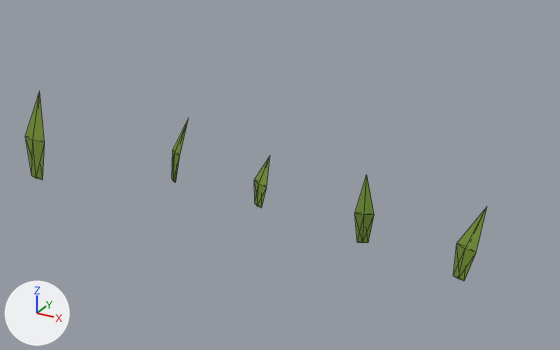
The glTF model assets/custom/models/tile_decorations/tile_grass_edge_01.glb as it was, and as the next commit left it.
Both versions are drawn from a 50 mm camera at (0.614, -1.44, 0.58) aimed at (0.029, -0.375, 0.048). Every picture has the same lights, and +X, +Y and +Z are marked at lower left. The first picture is the older version. Mesh edges are drawn as thin lines. Vertices at exactly the same position are counted once.

The older version as bpy lines, for what is in view:
```python
me_tile_grass_edge_01_mesh = bpy.data.meshes.new('tile_grass_edge_01_mesh')
me_tile_grass_edge_01_mesh.from_pydata(...)  # 45 vertices, 70 faces; spans x -0.447..0.395, y -0.5..-0.356, z -0.006..0.156
me_tile_grass_edge_01_mesh.materials.append(mat_tiledetails_grass)  # picture img_grass_palette
ob_tile_grass_edge_01 = bpy.data.objects.new('tile_grass_edge_01', me_tile_grass_edge_01_mesh)
ob_tile_grass_edge_01.location = (0.0, 0.0, 0.0)
```
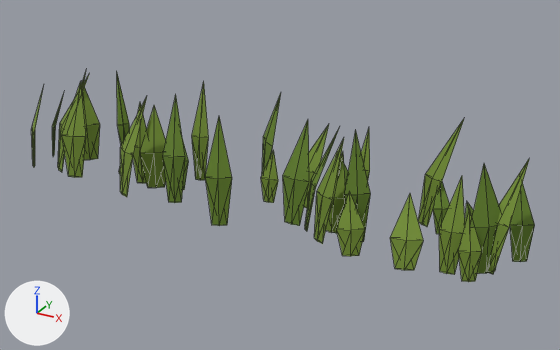
What the commit changed:
me_tile_grass_edge_01_mesh is used by ob_tile_grass_edge_01; location (0.0, 0.0, 0.0).
me_tile_grass_edge_01_mesh had 45 vertices, 70 faces and spanned x -0.447..0.395, y -0.5..-0.356, z -0.006..0.156.
me_tile_grass_edge_01_mesh now has 324 vertices, 504 faces and spans x -0.481..0.451, y -0.5..-0.262, z -0.006..0.174.
me_tile_grass_edge_01_mesh part 1: the loose piece of 9 vertices spanning x -0.2..-0.17, y -0.392..-0.356, z -0.006..0.111 is multiplied about its middle by the matrix ((1.09, 0.297, -0.019), (-0.297, 1.09, -0.017), (0.014, 0.022, 1.13)), then moved by (-0.282, -0.014, 0.008).
me_tile_grass_edge_01_mesh part 2: the loose piece of 9 vertices spanning x 0.193..0.221, y -0.439..-0.395, z -0.006..0.092 is multiplied about its middle by the matrix ((1.139, 1.419, -0.009), (-1.419, 1.139, -0.016), (-0.006, 0.017, 1.82)), then moved by (-0.595, -0.006, 0.041).
me_tile_grass_edge_01_mesh part 3: the loose piece of 9 vertices spanning x 0.193..0.221, y -0.439..-0.395, z -0.006..0.092 is copied, and the copy is scaled about its middle by (1.57, 1.58, 1.68), then moved by (-0.573, -0.013, 0.034); it spans x -0.388..-0.343, y -0.464..-0.396, z -0.006..0.16.
me_tile_grass_edge_01_mesh part 4: the loose piece of 9 vertices spanning x -0.2..-0.17, y -0.392..-0.356, z -0.006..0.111 is copied, and the copy is multiplied about its middle by the matrix ((0.901, -0.613, 0.0), (0.613, 0.901, -0.029), (0.016, 0.024, 1.09)), then moved by (0.335, -0.042, 0.006); it spans x 0.133..0.173, y -0.43..-0.394, z -0.006..0.123.
me_tile_grass_edge_01_mesh part 5: the loose piece of 9 vertices spanning x 0.193..0.221, y -0.439..-0.395, z -0.006..0.092 is copied, and the copy is multiplied about its middle by the matrix ((0.891, -0.156, -0.024), (0.157, 0.89, 0.04), (0.016, -0.044, 0.904)), then moved by (0.095, 0.086, -0.006); it spans x 0.287..0.317, y -0.353..-0.311, z -0.006..0.081.
me_tile_grass_edge_01_mesh part 6: the loose piece of 9 vertices spanning x 0.193..0.221, y -0.439..-0.395, z -0.006..0.092 is copied, and the copy is multiplied about its middle by the matrix ((1.207, -0.179, 0.009), (0.179, 1.207, -0.016), (-0.006, 0.017, 1.22)), then moved by (0.226, 0.061, 0.011); it spans x 0.415..0.451, y -0.382..-0.333, z -0.006..0.115.
me_tile_grass_edge_01_mesh part 7: the loose piece of 9 vertices spanning x 0.362..0.395, y -0.473..-0.425, z -0.006..0.095 is multiplied about its middle by the matrix ((1.324, -0.127, 0.002), (0.127, 1.324, 0.008), (-0.003, -0.007, 1.33)), then moved by (-0.309, 0.111, 0.017).
me_tile_grass_edge_01_mesh part 8: the loose piece of 9 vertices spanning x 0.362..0.395, y -0.473..-0.425, z -0.006..0.095 is copied, and the copy is multiplied about its middle by the matrix ((0.597, -0.715, 0.012), (0.715, 0.597, -0.023), (0.01, 0.024, 0.932)), then moved by (-0.001, -0.007, -0.003); it spans x 0.37..0.4, y -0.474..-0.433, z -0.006..0.089.
me_tile_grass_edge_01_mesh part 9: the loose piece of 9 vertices spanning x -0.447..-0.391, y -0.5..-0.468, z -0.006..0.156 is deleted.
me_tile_grass_edge_01_mesh part 10: 9 vertices removed from x -0.014..0.02, y -0.407..-0.379, z -0.006..0.082; 252 vertices added at x -0.481..0.432, y -0.5..-0.262, z -0.006..0.173.

Where the change shows, as pixel boxes [x1, y1, x2, y2] in the pictures (560 x 350 px; the box of a moved part takes in the faces that stretch with it):
'tile_grass_edge_01', reshaped (9% wider, 10% taller): before [26, 91, 487, 281]; after [31, 72, 535, 282]
part 1 of me_tile_grass_edge_01_mesh, moved or reshaped: before [172, 118, 189, 183]; after [52, 94, 64, 157]
part 2 of me_tile_grass_edge_01_mesh, moved or reshaped: before [355, 176, 374, 243]; after [58, 75, 89, 172]
part 3 of me_tile_grass_edge_01_mesh, added (green): after [62, 82, 86, 177]
part 4 of me_tile_grass_edge_01_mesh, added (green): after [326, 152, 346, 233]
part 5 of me_tile_grass_edge_01_mesh, added (green): after [433, 182, 450, 234]
part 6 of me_tile_grass_edge_01_mesh, added (green): after [510, 182, 535, 262]
part 7 of me_tile_grass_edge_01_mesh, moved or reshaped: before [453, 207, 487, 281]; after [304, 125, 329, 208]
part 8 of me_tile_grass_edge_01_mesh, added (green): after [459, 209, 482, 282]
part 9 of me_tile_grass_edge_01_mesh, deleted (green): before [26, 91, 45, 180]
part 10 of me_tile_grass_edge_01_mesh, built on: before [254, 156, 270, 208]; after [31, 72, 529, 275]
